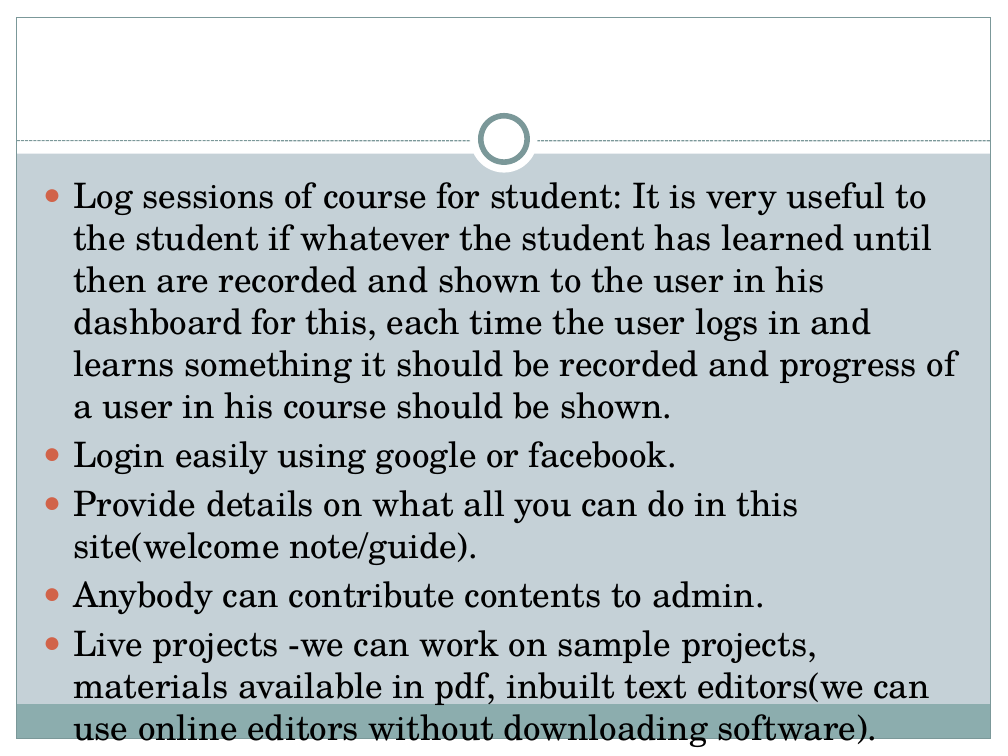
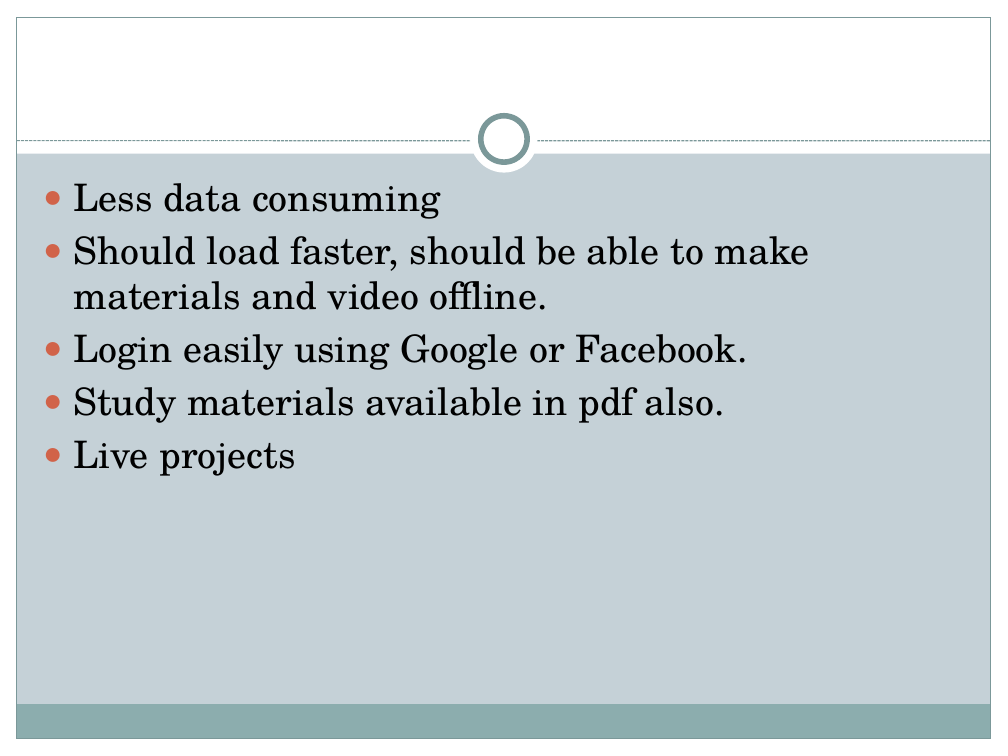
Before and after one commit to Bsccs/tutorial-site, a slide deck: slide 56 of documentation/project.pptx (slide 13 before the commit). Drawn at 1008x756 pixels with LibreOffice and Linux fonts; fonts in the diff are those of the drawing. Boxes give left, top, right and bottom in pixels: in the first picture for what was removed or moved away, otherwise in the second. Text is boxed around its words. In the diff, an @@ line names an element or a change of style, - is before the commit and + after.

```diff
--- a/documentation/project.pptx
+++ b/documentation/project.pptx
@@ text at <box>73,183,809,476</box>: text changed; size 25 to 27 pt @@
-● Log sessions of course for student: It is very useful to the student if whatever the student has learned until then are recorded and shown to the user in his dashboard for this, each time the user logs in and learns something it should be recorded and progress of a user in his course should be shown.
-● Login easily using google or facebook.
-● Provide details on what all you can do in this site(welcome note/guide).
-● Anybody can contribute contents to admin.
-● Live projects -we can work on sample projects, materials available in pdf, inbuilt text editors(we can use online editors without downloading software).
+● Less data consuming
+● Should load faster, should be able to make materials and video offline.
+● Login easily using Google or Facebook.
+● Study materials available in pdf also.
+● Live projects
```
Also in this commit, not shown: 10 other slides changed, 8 slides added, 7 slides removed, 13 other files.
